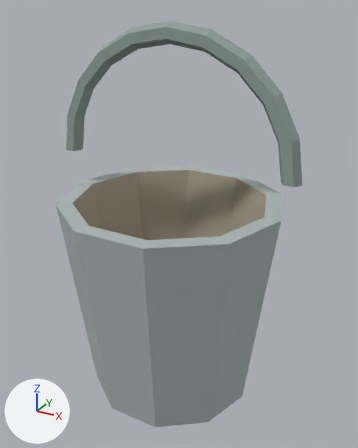
The OBJ model QuietCamp/Assets/QuietCamp/Authoring/LevelProps/qc_bucket.obj as it was, and as the next commit left it.
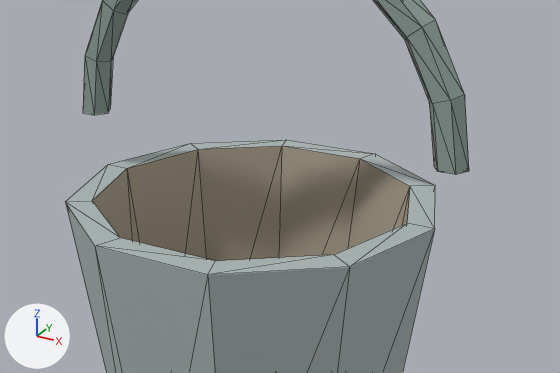
Old and new are each drawn whole from a camera (50 mm lens) standing at (0.386, -0.676, 0.655) and looking at (0.012, 0.005, 0.315) and again close up on the part from 4% to 100% of the width and 18% to 69% of the height. The lights are fixed; the arrows at lower left show +X, +Y and +Z. The older version's two pictures come first. The close-ups show mesh edges as thin lines. Where no turn or scale is listed for an object, it has been applied to the vertices. Vertices at exactly the same position are counted once.

The first close-up shows 'qc_bucket'.
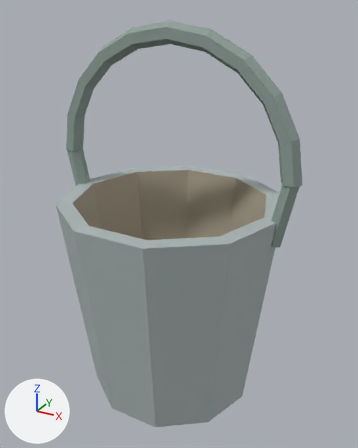
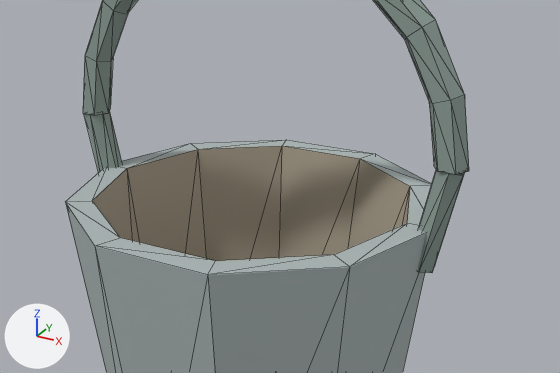
Location of each change, (x1, y1, x2, y2) in pixels of the close-ups (560 x 373 px):
```json
{"part": 1, "of": "me_qc_bucket", "change": "added", "after": [84, 111, 122, 173]}
{"part": 2, "of": "me_qc_bucket", "change": "added", "after": [417, 170, 465, 273]}
```

Scene script edits in JSON lines:
```json
{"block": "me_qc_bucket", "where": "# used by ob_qc_bucket; location = (0.0, 0.0, 0.0)"}
{"op": "remove", "block": "me_qc_bucket", "code": "me_qc_bucket.from_pydata(...)  # 108 vertices, 208 faces; spans x -0.216..0.216, y -0.181..0.181, z 0.0..0.636"}
{"op": "add", "block": "me_qc_bucket", "code": "me_qc_bucket.from_pydata(...)  # 136 vertices, 256 faces; spans x -0.216..0.216, y -0.181..0.181, z 0.0..0.636"}
{"block": "me_qc_bucket", "change": "me_qc_bucket part 1: a new loose piece of 14 vertices spanning x -0.213..-0.167, y -0.014..0.014, z 0.317..0.423, in mat_steel_dark (grey #8f9f99)"}
{"block": "me_qc_bucket", "change": "me_qc_bucket part 2: a new loose piece of 14 vertices spanning x 0.167..0.213, y -0.014..0.014, z 0.317..0.423, in mat_steel_dark (grey #8f9f99)"}
```
